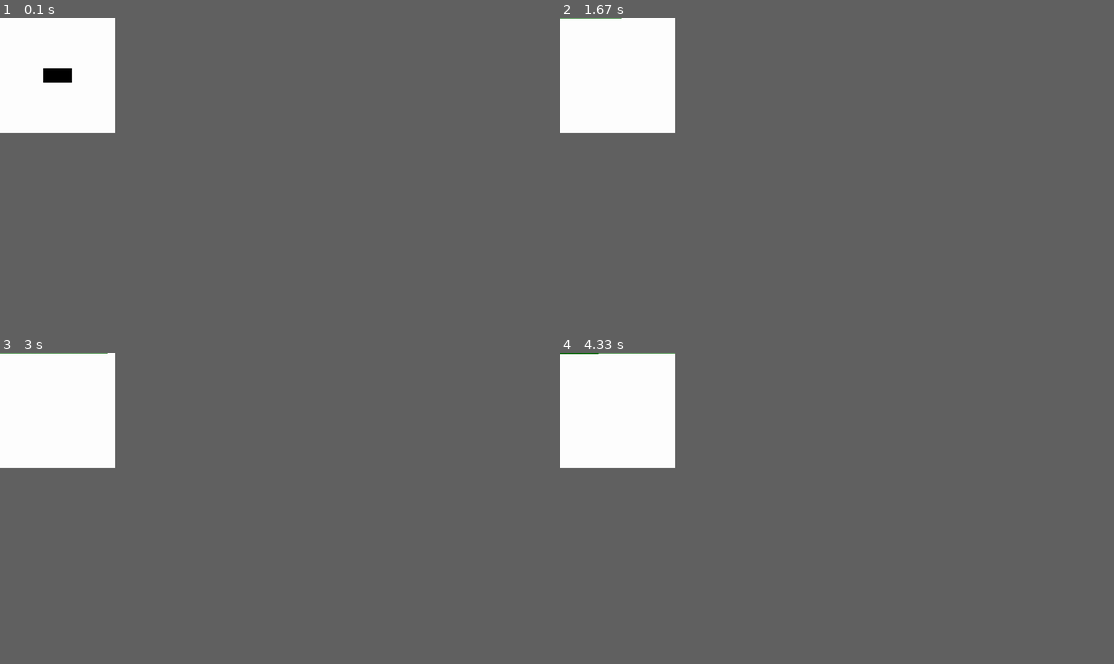
Above: before the commit, frames 1-4 (two rows, left to right).
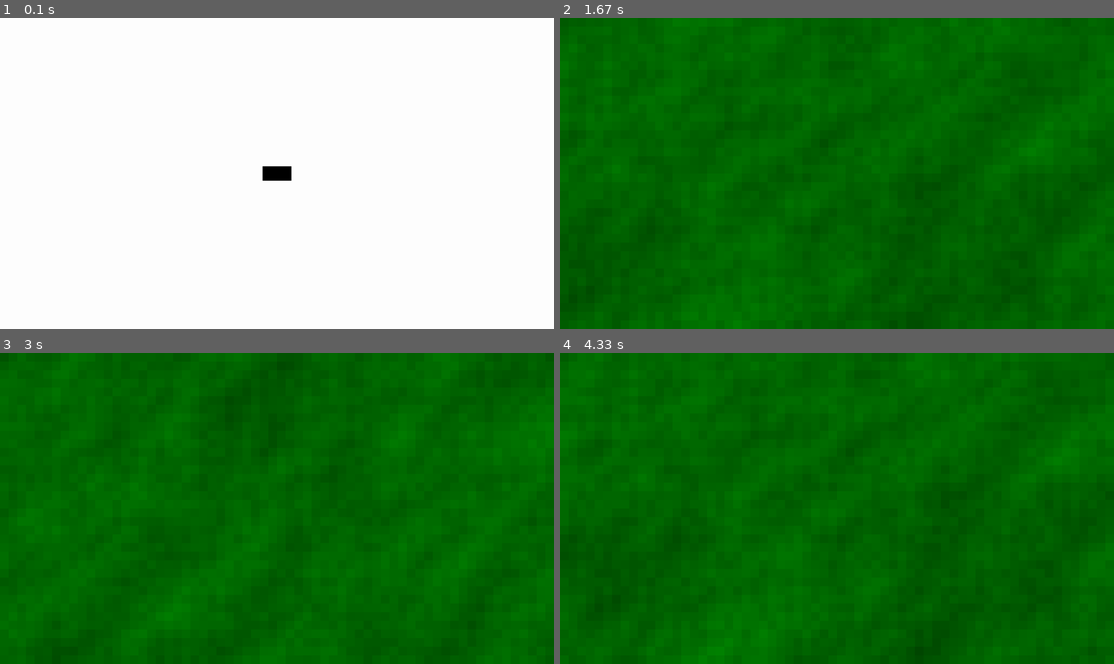
Above: after the commit, the same moments.

Repository: bradleyjude40-boop/A-Level-NEA-Stuff
Game: pygame game, started from perlin(1.0) copy.py
Two runs of this game, one before a commit and one after it. Both use one fixed random seed, a clock stepped at 60 frames per second and the inputs below.
Inputs (mouse positions are in pixels of both pictures, inside the frame that each line leads up to):
- Up to frame 1 (0.1 s): no input
- Up to frame 2 (1.67 s): press the mouse at (837, 173) at 0.37 s; move the mouse to (748, 148) at 0.47 s; release the mouse at (665, 126) at 0.6 s; hold Right 0.67-1.13 s; move the mouse to (665, 248) at 0.7 s; hold Up 1.17-1.47 s; hold W from 1.5 s (still down); hold Right from 1.5 s (still down)
- Up to frame 3 (3 s): release W at 1.97 s; release Right at 1.97 s; tap S at 2 s; tap A at 2.33 s; hold Right from 2.67 s (still down)
- Up to frame 4 (4.33 s): release Right at 3.13 s; hold Left 3.17-3.7 s; hold Down 3.73-4.03 s; hold Left from 4.07 s (still down)
In our replay, the window is 187x187 before the commit and 900x506 after it. These sizes can differ from the game's own. Grey fills any space a smaller window leaves; there, only what the larger window draws over its background counts as a difference.

The runs differ from the first frame. In frame 1, 0.5% of the frame differs, in the area x 7-53%, y 16-53%; in frame 2, 7.7%; in frame 3, 7.7%; in frame 4, 7.9%, in the area x 0-91%, y 0-100%.

Commit message:
Add files via upload

Diff:
--- a/perlin(1.0) copy.py
+++ b/perlin(1.0) copy.py
@@ -1,13 +1,15 @@
-import random, math, sys, pygame
+import random, math, sys, pygame, time
 
-width=400
-height=400
-w=200
-h=200
+width=1920
+height=1080
+w=320
+h=180
 ran=30
 stdheight=100
 grid= [[100 for i in range(h+1)] for j in range(w+1)]
-World=False
+location=[80,45]
+ui="Home"
+FromWorld=False
 
 def heights(ran, stdheight):
     x1=random.randint(-ran,ran)
@@ -53,9 +55,9 @@
     for j in range(0,h):
         for i in range(0,w):
             out=make(i,j,ran,stdheight, False)
-            c=grid[i][j]
-            pygame.draw.rect(screen,(0,c,0),pygame.Rect(i*size,j*size,size,size))
-            pygame.display.update()
+            #c=grid[i][j]
+            #pygame.draw.rect(screen,(0,c,0),pygame.Rect(i*4,j*4,4,4))
+            #pygame.display.update()
             if out==True:
                 out=False
                 continue
@@ -68,9 +70,9 @@
             i=w-i
             height=grid[i][j]
             out=make(i,j,ran,height, True)
-            c=grid[i][j]
-            pygame.draw.rect(screen,(0,c,0),pygame.Rect(i*size,j*size,size,size))
-            pygame.display.update()
+            #c=grid[i][j]
+            #pygame.draw.rect(screen,(0,c,0),pygame.Rect(i*4,j*4,4,4))
+            #pygame.display.update()
             if out == True:
                 out=False
                 continue
@@ -81,37 +83,75 @@
 FPS=60
 screen=pygame.display.set_mode((width,height),pygame.RESIZABLE)
 pygame.display.set_caption("perlin or something, idk")
-
-size=2
+temp=30
+size=30
 
 while run:
     for event in pygame.event.get():
         if event.type == pygame.QUIT:
             run=False
-    keys = pygame.key.get_pressed()
-    if keys[pygame.K_ESCAPE]:
-        break
-    (x,y)=pygame.mouse.get_pos()
-    screen.fill((255,255,255))
-    if pygame.mouse.get_pressed()[0]:
-        if 910<x<1010 and 515<y<565:
+
+
+    if ui=="Home":
+        keys = pygame.key.get_pressed()
+        if keys[pygame.K_ESCAPE] and FromWorld==False:
+            break
+        (x,y)=pygame.mouse.get_pos()
+        screen.fill((255,255,255))
+        pygame.draw.rect(screen,(0,0,0),pygame.Rect(width/2-50,height/2-25,100, 50))
+        pygame.display.update()
+        if pygame.mouse.get_pressed()[0]:
+            if 910<x<1010 and 515<y<565:
+                print("making")
+                ui="World"
+                grid = gen(h,w,ran,stdheight)
+                print("made")
+        elif keys[pygame.K_SPACE]:
             print("making")
+            ui="World"
             grid = gen(h,w,ran,stdheight)
-            World=True
             print("made")
-    elif keys[pygame.K_SPACE]:
-        print("making")
-        grid = gen(h,w,ran,stdheight)
-        World=True
-        print("made")
 
-    if World:
-        for i in range(0,w):
-            for j in range(0,h):
-                c=grid[i][j]
+        if FromWorld:
+            temp-=1
+            if temp<=0:
+                FromWorld=False
+
+    elif ui=="World":
+
+
+        keys = pygame.key.get_pressed()
+
+        if keys[pygame.K_ESCAPE]:
+            ui="Home"
+            FromWorld=True
+
+        if keys[pygame.K_w] or keys[pygame.K_UP]:
+            location[1]-=1
+        if keys[pygame.K_s] or keys[pygame.K_DOWN]:
+            location[1]+=1
+
+        if keys[pygame.K_a] or keys[pygame.K_LEFT]:
+            location[0]-=1
+        if keys[pygame.K_d] or keys[pygame.K_RIGHT]:
+            location[0]+=1
+
+        if location[0]<0:
+            location[0]=0
+        elif location[0]>w-64:
+            location[0]=w-64
+        if location[1]<0:
+            location[1]=0
+        elif location[1]>h-36:
+            location[1]=h-36
+
+        for i in range(0,64):
+            for j in range(0,36):
+                a=location[0]+i
+                b=location[1]+j
+                c=grid[a][b]
                 pygame.draw.rect(screen,(0,c,0),pygame.Rect(i*size,j*size,size,size))
 
-    pygame.draw.rect(screen,(0,0,0),pygame.Rect(width/2-50,height/2-25,100, 50))
     Clock.tick(FPS)
     pygame.display.update()
 pygame.quit()
